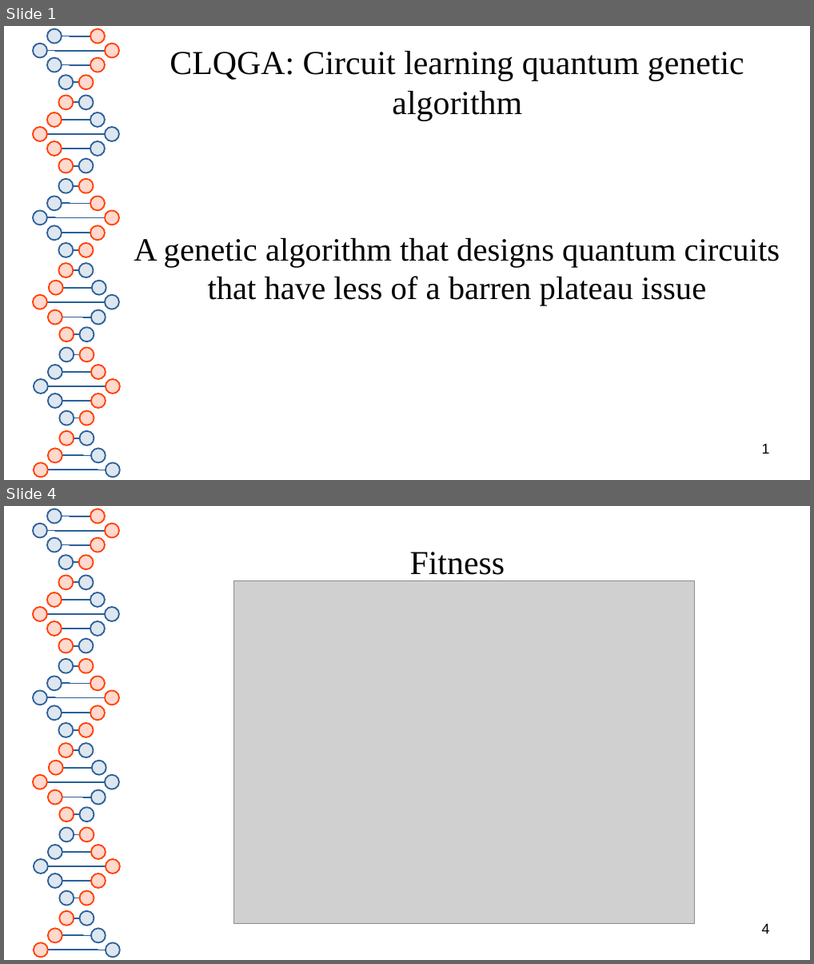
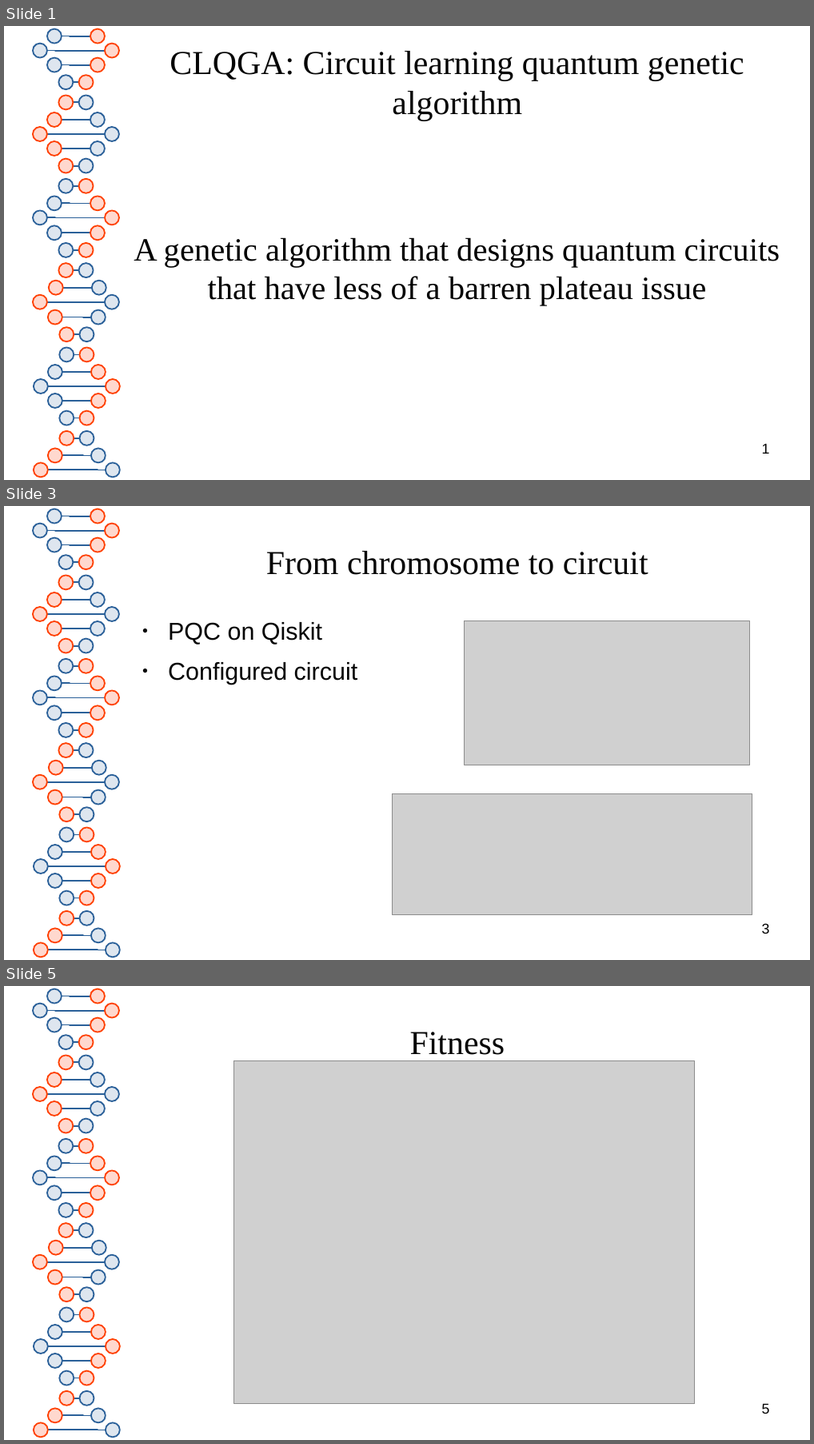
Before and after one commit to RichardMiddelkoop/GCQS, a slide deck: MQSslides.odp. Shown one above the other, each under a label of ours: slides 1 and 4 before the commit, slides 1, 3 and 5 after it; the slides between them are not shown. The pictures are 814x964 and 814x1444 pixels, drawn with LibreOffice and Linux fonts; fonts in the diff are those of the drawing; grey boxes stand for pictures. Boxes give left, top, right and bottom in pixels: in the first picture for what was removed or moved away, otherwise in the second. Text is boxed around its words. In the diff, an @@ line names an element or a change of style, - is before the commit and + after.

```diff
--- a/MQSslides.odp
+++ b/MQSslides.odp
@@ slide 3 added at (4,506,810,960), background #FFFFFF; not listed: 81 template elements that a slide beside it also shows @@
@@ title added at (266,551,649,575), 33 pt, text #050505 @@
+From chromosome to circuit
@@ text added at (168,622,358,684), 24 pt, text #050505 @@
+● PQC on Qiskit
+● Configured circuit
@@ picture added at (465,621,750,765) @@
@@ picture added at (393,794,753,915) @@
@@ page number added at (762,923,770,933), 14 pt, text #000000 @@
+3
@@ what was slide 4 is now slide 5 @@
@@ page number at (762,1403,770,1413): text changed @@
-4
+5
```
Also in this commit, not shown: 1 slide changed, 1 other slide added, 1 slide removed.
